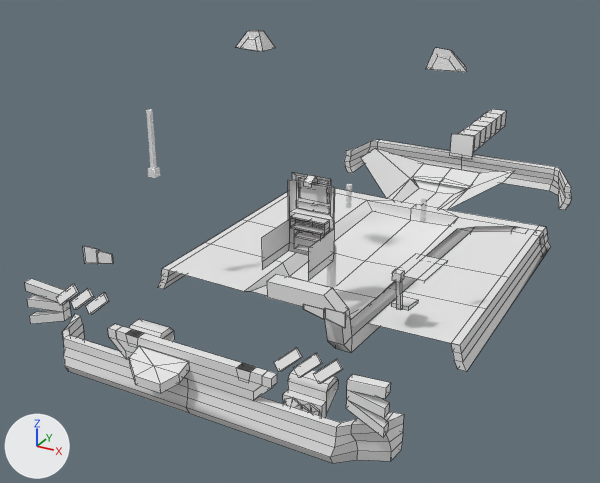
The OBJ model mccore/src/main/resources/assets/ivv/objmodels/parts/tda.obj: old version first, new version second.
Rendered twice from a 50 mm lens placed at (2.65, -5.54, 1.21), pointed at (-0.56, 0.29, -1.7). Every picture has the same lights, and +X, +Y and +Z are marked at lower left. Mesh edges are drawn as thin lines on the coarser meshes. Where no turn or scale is listed for an object, it has been applied to the vertices. Vertices at the same position are counted once.

Names of what the first picture shows: '#belly', '#ears', '#exhaust', '#face', '#faceblush', '#tongue', '#whiskers', 'panel', 'skirt', 'weaponsmount'.
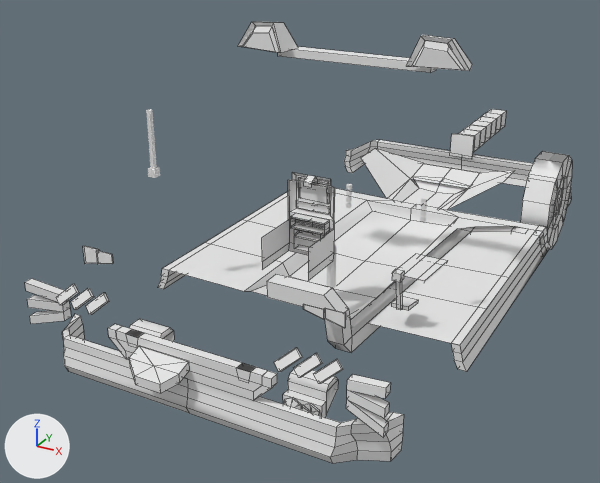
Edits to the bpy script that builds the scene:
```text
Add mat_none:
    mat_none = principled_material('none')
    mat_none.base_color = (0.8, 0.8, 0.8)  # white #e7e7e7
    mat_none.roughness = 1.0
Change me_ears:
    used by ob_ears; location = (0.0, 0.0, 0.0)
    remove me_ears.from_pydata(...)  # 32 vertices, 24 faces; spans x -0.93..0.93, y -0.12..0.08, z 0.0..0.15
    add me_ears.from_pydata(...)  # 48 vertices, 38 faces; spans x -0.94..0.94, y -0.1..0.19, z -0.06..0.21
    me_ears part 1: a new loose piece, a box spanning x -0.625..0.625, y 0.062..0.188, z -0.063..0.0, in mat_m_dc9abf8e_78bd_9f82_5701_52ab14e8be92 (white #e7e7e7)
    me_ears part 2: the loose piece of 8 vertices spanning x 0.65..0.93, y -0.12..0.08, z 0.0..0.15 is rebuilt with 12 vertices and now spans x 0.49..0.94, y -0.1..0.19, z 0.0..0.21
    me_ears part 3: the loose piece of 8 vertices spanning x -0.93..-0.65, y -0.12..0.08, z 0.0..0.15 is rebuilt with 12 vertices and now spans x -0.94..-0.49, y -0.1..0.19, z 0.0..0.21
    me_ears part 4
    7 vertices are removed from x 0.67..0.87, y -0.12..-0.06, z 0.0..0.1
    6 faces are deleted
    7 vertices are added at x 0.53..0.89, y -0.09..0.03, z 0.0..0.18
    6 new faces join them
    me_ears part 5
    7 vertices are removed from x -0.87..-0.67, y -0.12..-0.06, z 0.0..0.1
    6 faces are deleted
    7 vertices are added at x -0.89..-0.53, y -0.09..0.03, z 0.0..0.18
    6 new faces join them
Add me_wheel_14h_4w:
    me_wheel_14h_4w.from_pydata(...)  # 92 vertices, 116 faces; spans x 1.0..1.25, y 1.687..2.562, z -2.063..-1.188
    me_wheel_14h_4w.materials.append(mat_none)  # white #e7e7e7
Add ob_wheel_14h_4w:
    ob_wheel_14h_4w = bpy.data.objects.new('wheel_14h_4w', me_wheel_14h_4w)
    ob_wheel_14h_4w.location = (0.0, 0.0, 0.0)
```

Where the change shows, as pixel boxes (x1, y1, x2, y2) in the pictures (600 x 483 px; the box of a moved part takes in the faces that stretch with it):
'#ears', reshaped (21% taller): before (236, 30, 467, 72); after (238, 22, 472, 73)
'wheel_14h_4w', added: after (520, 151, 572, 249)
part 1 of me_ears, added: after (278, 47, 437, 73)
part 2 of me_ears, rebuilt (57% wider, 42% taller): before (426, 47, 467, 72); after (407, 35, 472, 71)
part 3 of me_ears, rebuilt (52% wider, 45% taller): before (236, 30, 275, 51); after (238, 22, 298, 53)
part 4 of me_ears, moved or reshaped: before (431, 56, 458, 72); after (414, 40, 462, 70)
part 5 of me_ears, moved or reshaped: before (241, 38, 259, 51); after (243, 26, 277, 52)
